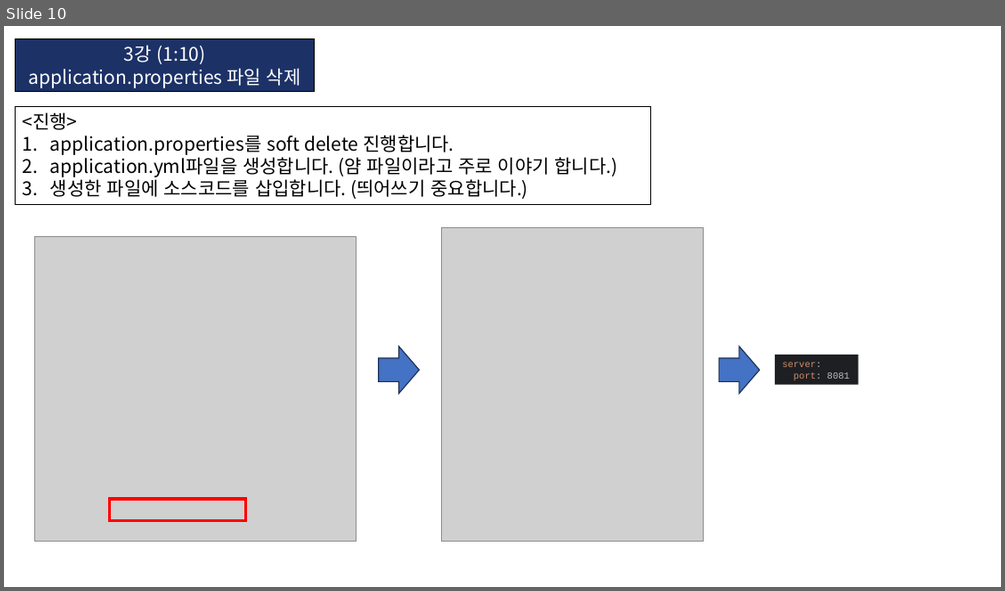
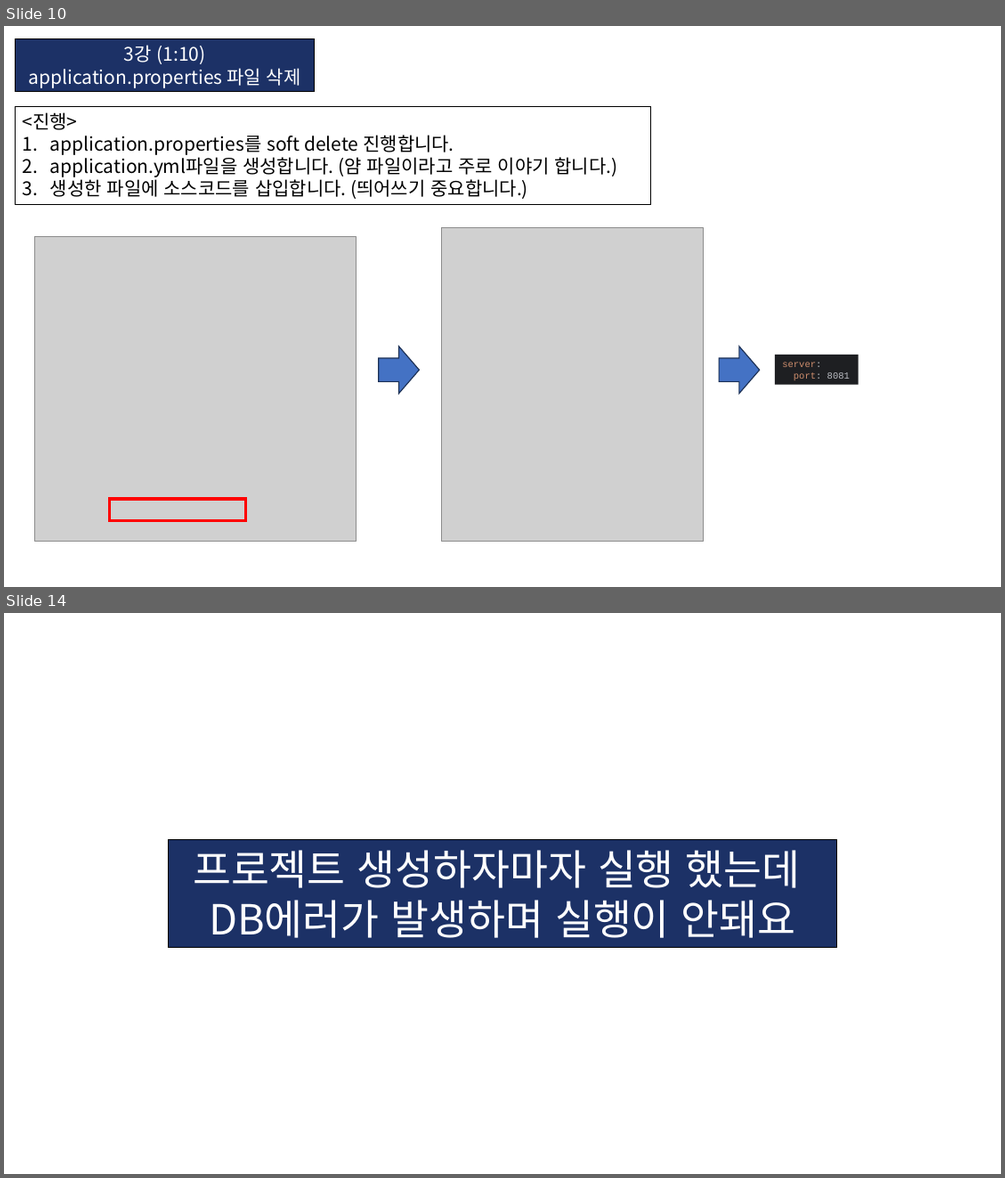
Before and after one commit to KIM-BEOMSOO/study, a slide deck: 00.공부 정리(최종)/12.Spring-Boot/06.유튜브_SpringBoot_Security_로그인_코딩레시피/01.유튜브_SpringBoot_Security_로그인_코딩레시피.pptx. Shown one above the other, each under a label of ours: slide 10 before the commit, slides 10 and 14 after it; the slides between them are not shown. The pictures are 1005x591 and 1005x1178 pixels, drawn with LibreOffice and Linux fonts; fonts in the diff are those of the drawing; grey boxes stand for pictures. Boxes give left, top, right and bottom in pixels: in the first picture for what was removed or moved away, otherwise in the second. Text is boxed around its words. In the diff, an @@ line names an element or a change of style, - is before the commit and + after.

```diff
--- a/00.공부 정리(최종)/12.Spring-Boot/06.유튜브_SpringBoot_Security_로그인_코딩레시피/01.유튜브_SpringBoot_Security_로그인_코딩레시피.pptx
+++ b/00.공부 정리(최종)/12.Spring-Boot/06.유튜브_SpringBoot_Security_로그인_코딩레시피/01.유튜브_SpringBoot_Security_로그인_코딩레시피.pptx
@@ slide 14 added at box(4, 613, 1001, 1174), background #FFFFFF @@
@@ rectangle added at box(169, 840, 836, 948), fill #1C3166, outline #000000 0.75 pt, 40 pt, text #FFFFFF @@
+프로젝트 생성하자마자 실행 했는데
+DB에러가 발생하며 실행이 안돼요
```
Also in this commit, not shown: 5 other slides added, 1 slide removed, 4 other files.
